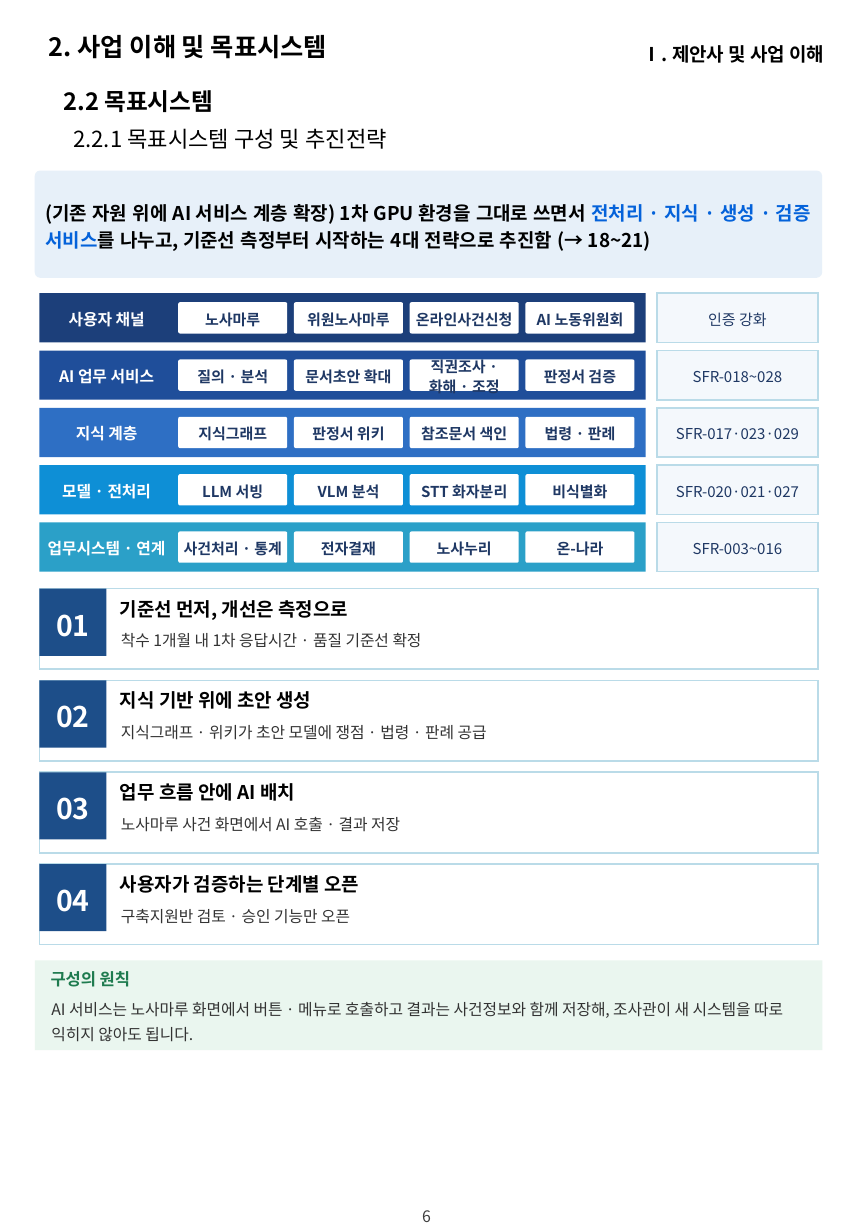
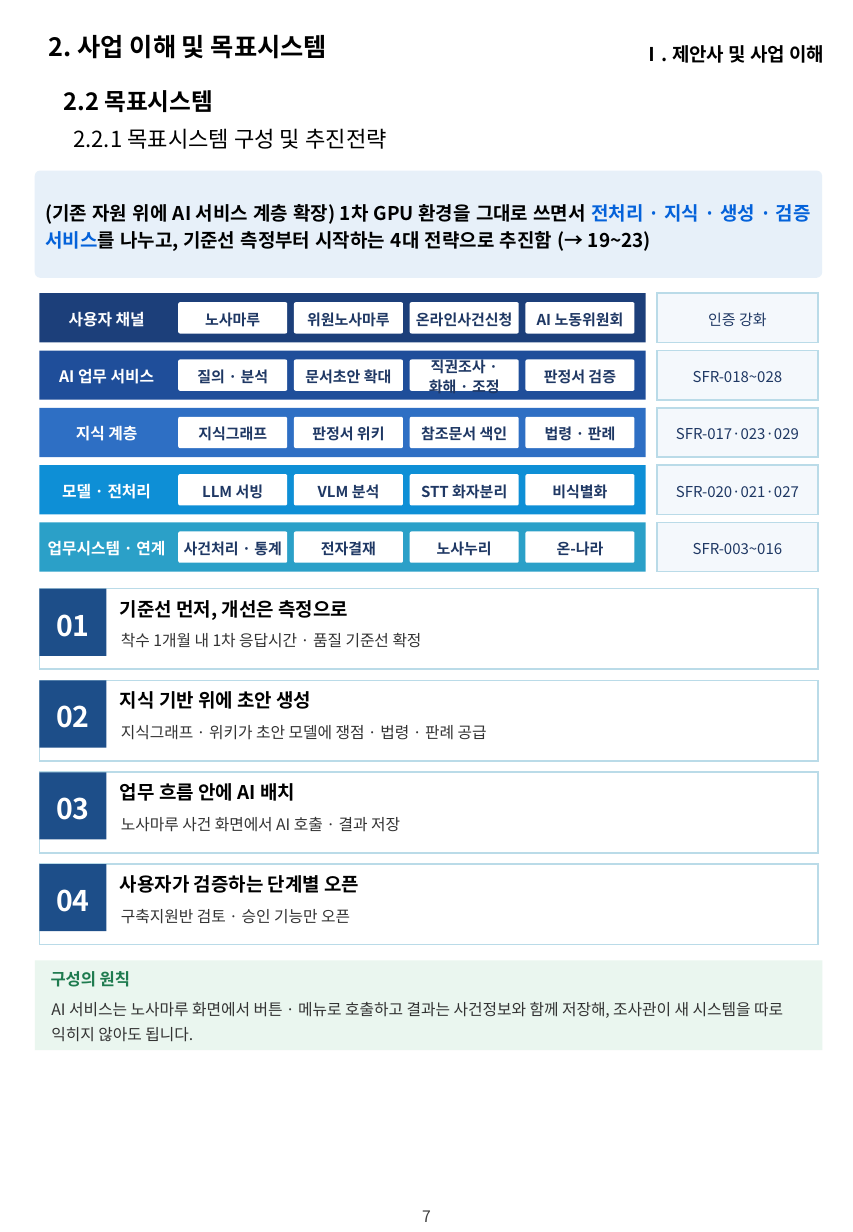
Before and after one commit to hwangsteeve-tech/hbjw, a slide deck: slide 7 of proposals/2026-11_nlrc-ai-labor-commission/nlrc_제안요약서.pptx (slide 6 before the commit). Drawn at 853x1232 pixels with LibreOffice and Linux fonts; fonts in the diff are those of the drawing; background and template pictures are left out. Boxes give left, top, right and bottom in pixels: in the first picture for what was removed or moved away, otherwise in the second. Text is boxed around its words. In the diff, an @@ line names an element or a change of style, - is before the commit and + after.

```diff
--- a/proposals/2026-11_nlrc-ai-labor-commission/nlrc_제안요약서.pptx
+++ b/proposals/2026-11_nlrc-ai-labor-commission/nlrc_제안요약서.pptx
@@ text in rounded rectangle at (45,204,811,251): text changed @@
-(기존 자원 위에 AI 서비스 계층 확장) 1차 GPU 환경을 그대로 쓰면서 전처리 · 지식 · 생성 · 검증 서비스를 나누고, 기준선 측정부터 시작하는 4대 전략으로 추진함 (→ 18~21)
+(기존 자원 위에 AI 서비스 계층 확장) 1차 GPU 환경을 그대로 쓰면서 전처리 · 지식 · 생성 · 검증 서비스를 나누고, 기준선 측정부터 시작하는 4대 전략으로 추진함 (→ 19~23)
@@ page number at (422,1210,431,1222): text changed @@
-6
+7
@@ text at (423,1210,431,1222): text changed @@
-6
+7
```
Also in this commit, not shown: 8 other slides changed, 1 slide added, 7 other files.
